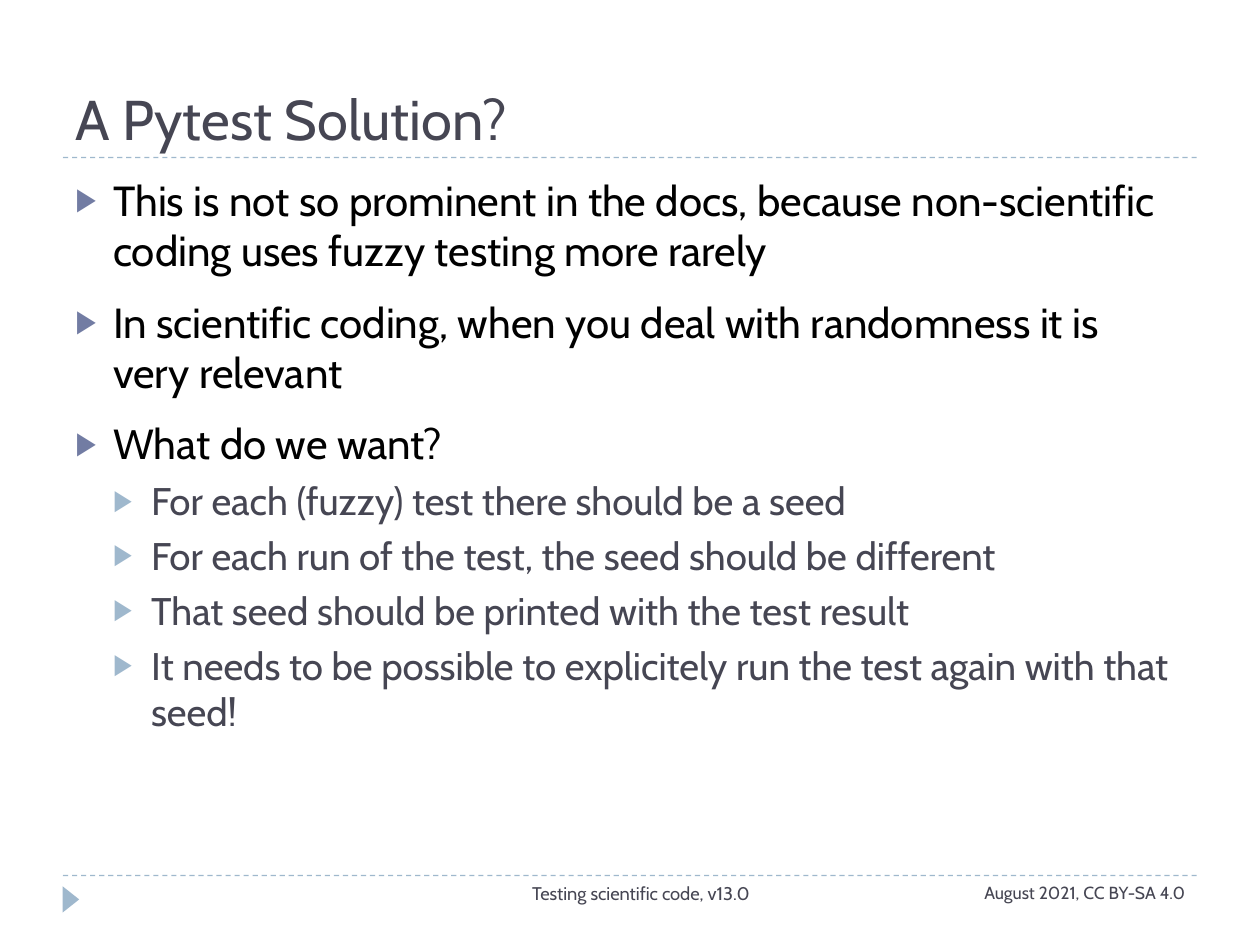
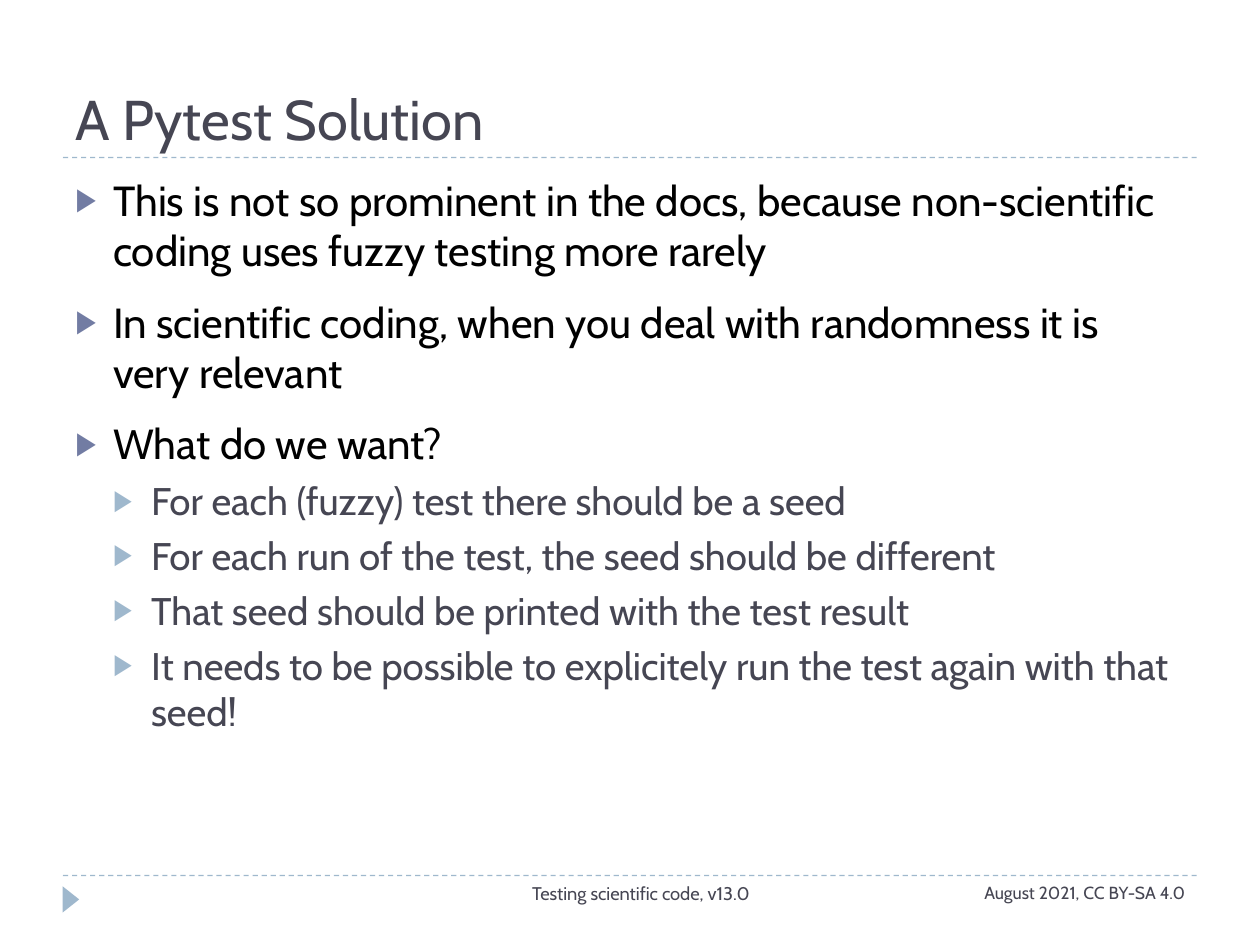
Before and after one commit to ASPP/testing_debugging_profiling, a slide deck: slide 24 of testing_part2.pptx. Drawn at 1260x945 pixels with LibreOffice and Linux fonts; fonts in the diff are those of the drawing. Boxes give left, top, right and bottom in pixels: in the first picture for what was removed or moved away, otherwise in the second. Text is boxed around its words. In the diff, an @@ line names an element or a change of style, - is before the commit and + after.

```diff
--- a/testing_part2.pptx
+++ b/testing_part2.pptx
@@ title at bbox=[75, 98, 484, 152]: text changed @@
-A Pytest Solution?
+A Pytest Solution
```
Also in this commit, not shown: 5 other slides changed.
